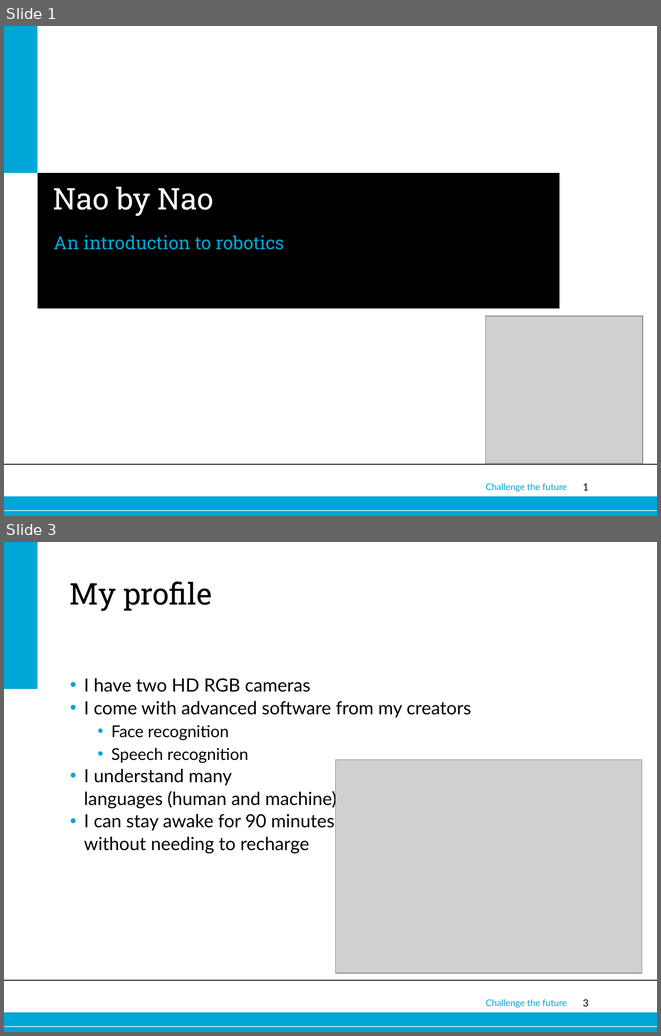
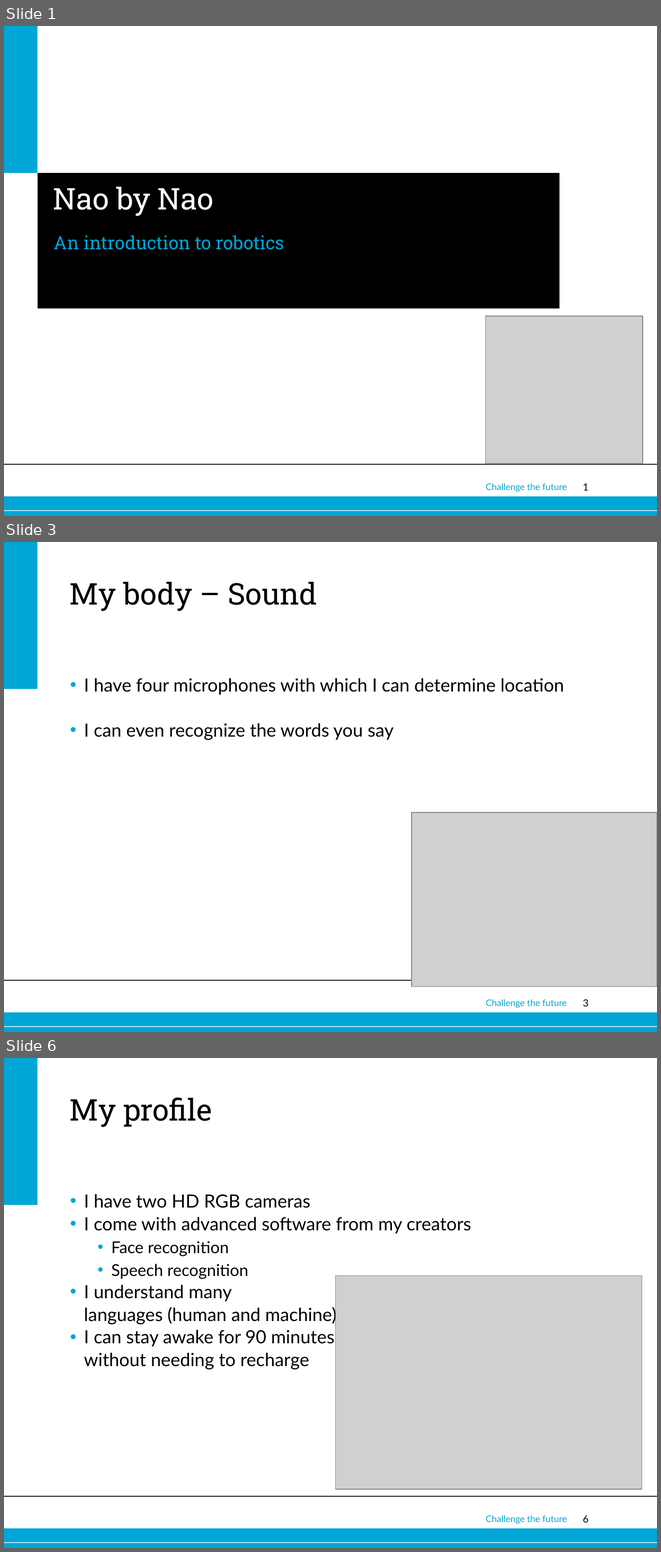
Before and after one commit to jettan/robotutor, a slide deck: Nao.ppt. Shown one above the other, each under a label of ours: slides 1 and 3 before the commit, slides 1, 3 and 6 after it; the slides between them are not shown. The pictures are 661x1036 and 661x1552 pixels, drawn with LibreOffice and Linux fonts; fonts in the diff are those of the drawing; grey boxes stand for pictures; background and template pictures are left out. Boxes give left, top, right and bottom in pixels: in the first picture for what was removed or moved away, otherwise in the second. Text is boxed around its words. In the diff, an @@ line names an element or a change of style, - is before the commit and + after.

```diff
--- a/Nao.ppt
+++ b/Nao.ppt
@@ slide 3 added at (4, 542, 657, 1032), background #FFFFFF; not listed: 6 template elements that a slide beside it also shows @@
@@ title added at (70, 582, 317, 611), 33 pt, text #000000 @@
+My body – Sound
@@ text added at (84, 678, 564, 740), 20 pt, text #000000 @@
+• I have four microphones with which I can determine location
+• I can even recognize the words you say
@@ picture added at (412, 812, 657, 987) @@
@@ what was slide 3 is now slide 6 @@
@@ page number at (583, 1515, 589, 1522): text changed @@
-3
+6
```
Also in this commit, not shown: 2 other slides added, 1 other file.
